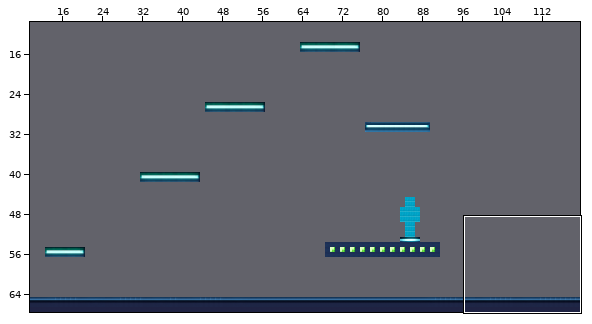
An edit to a level. Tiled map, src/main/resources/assets/levels/Tile1.tmx. The picture above shows the old version from afar; the outline marks the close-up.
Close-up. Old version:
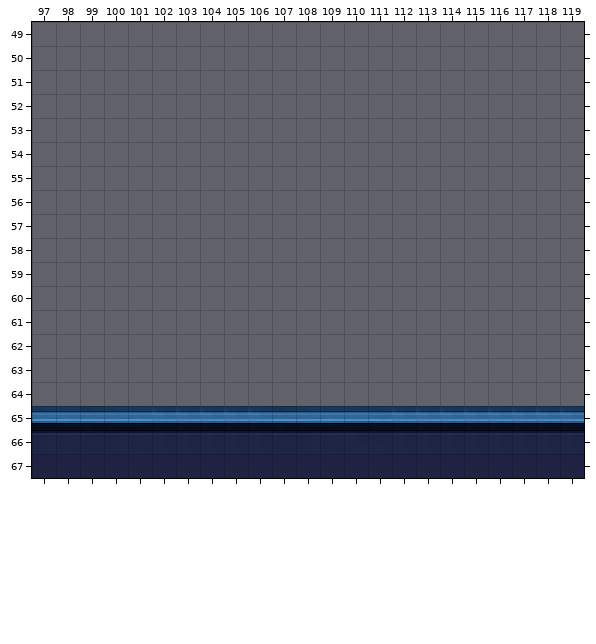
Cells are 16x16 px. Shown: x 97..119, y 49..67. The commit also changed other parts of the map, which this record leaves out.
The same view after the edit:
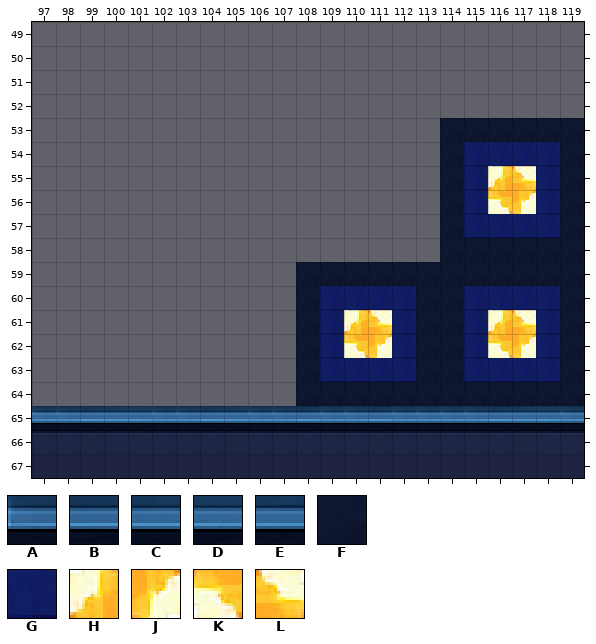
Key: from "sci-fi-tileset": A 1224, B 1225, C 1226, D 1227, E 1228, F 2638, G 2971, H 3290, J 3290 turned 180, K 3290 turned 270, L 3290 turned 90.
_ is an empty cell.
Tiles replaced or removed in this view: A, B, C, D, E.
Changes in this commit:
Changed rows in their new state; . is an unchanged cell.
Layer "Kachelebene 1":
first column x 97:
53 .................FFFFFF
54 .................FGGGGF
55 .................FGHLGF
56 .................FGKJGF
57 .................FGGGGF
58 .................FFFFFF
59 ...........FFFFFFFFFFFF
60 ...........FGGGGFFGGGGF
61 ...........FGHLGFFGHLGF
62 ...........FGKJGFFGKJGF
63 ...........FGGGGFFGGGGF
64 ...........FFFFFFFFFFFF
65 AA.....BC.A.AA.....BCD.
Changed places in both close-ups, as pixel boxes (x1, y1, x2, y2):
changed: (272, 118, 584, 423)
changed: (32, 406, 71, 423)
changed: (200, 406, 244, 423)
